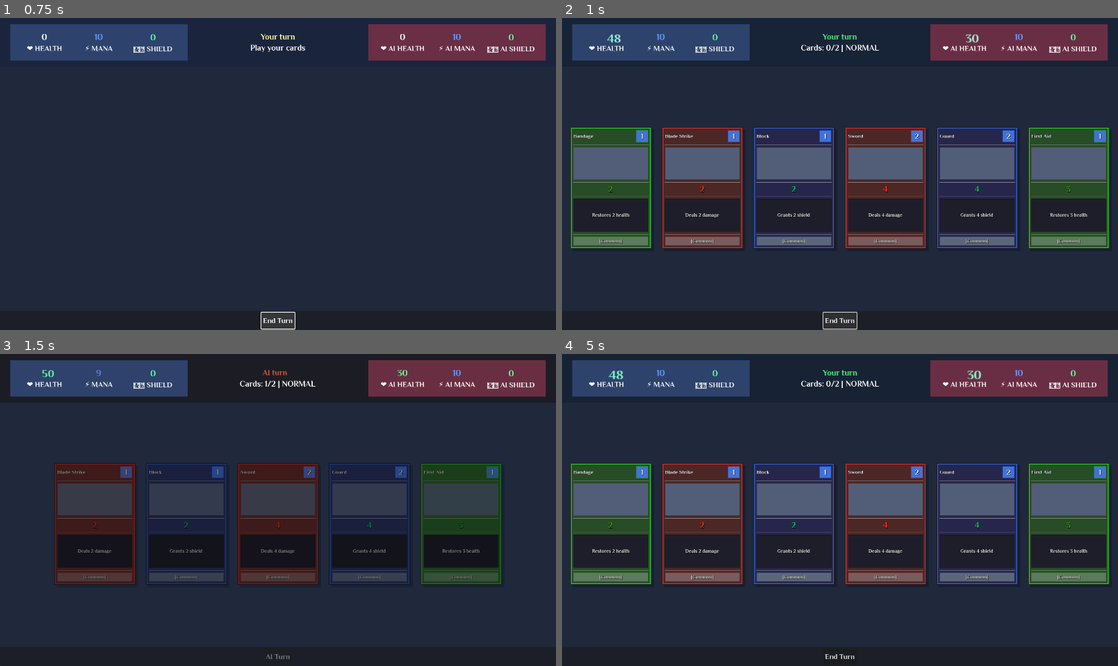
Above: before the commit, frames 1-4 (two rows, left to right).
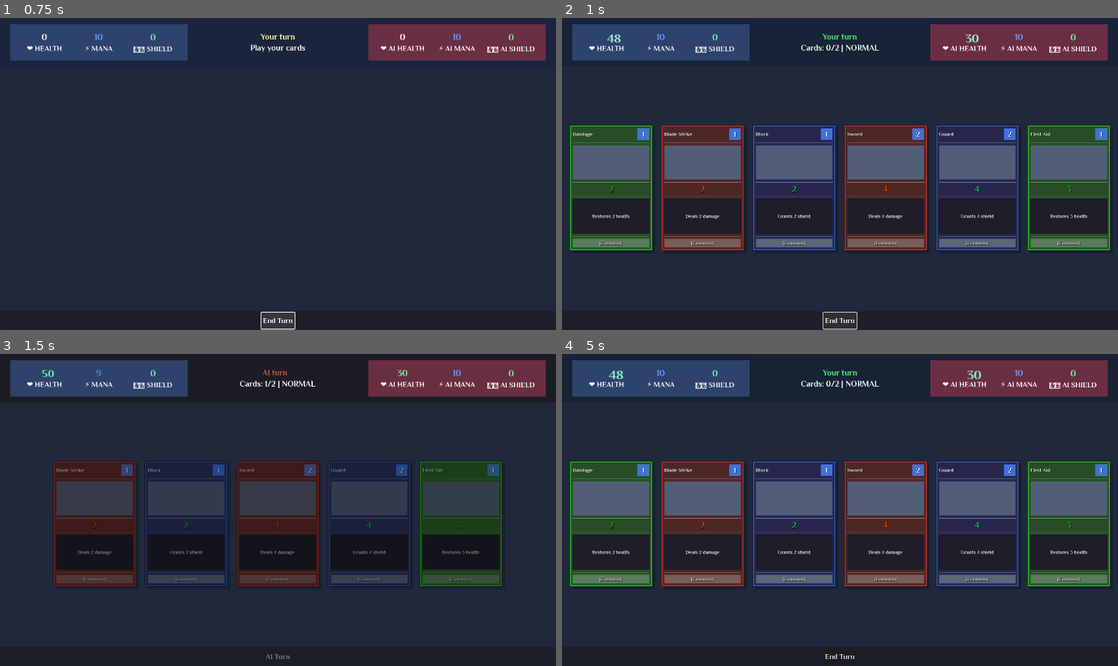
Above: after the commit, the same moments.

Repository: lextrack/Card-Vault-Keeper-Arena
Game: Godot game, scene res://scenes/Main.tscn
Two runs of this game, one before a commit and one after it. Both use one fixed random seed, a clock stepped at 60 frames per second and the inputs below. This scene is started directly instead of the project's main scene. Video files are missing from this copy of the repository; at most half a second of black plays in their place. Sound files missing from this copy of the repository are replaced by a short silence.
Inputs (mouse positions are in pixels of both pictures, inside the frame that each line leads up to):
- Up to frame 1 (0.75 s): click "End Turn" at 0.5 s
- Up to frame 2 (1 s): no input
- Up to frame 3 (1.5 s): tap Enter (game_select) at 1.25 s; move the mouse to (50, 522) at 1.27 s; hold Right (ui_right) from 1.28 s (still down); hold C (ChallengeHub_access) from 1.28 s (still down); click (50, 522) at 1.42 s
- Up to frame 4 (5 s): move the mouse to (656, 522) at 2.02 s; release Right (ui_right) at 2.03 s; release C (ChallengeHub_access) at 2.03 s; hold Escape (game_back) 2.03-2.75 s; tap Space (end_turn_specific) at 2.1 s; click (656, 522) at 2.17 s; click "BACK TO GAME" at 2.75 s; move the mouse to (895, 441) at 3.52 s; hold Right (ui_right) 3.53-4.28 s; hold C (ChallengeHub_access) 3.53-4.28 s; move the mouse to (812, 572) at 4.27 s; hold Up (ui_up) from 4.28 s (still down); tap Enter (game_select) at 4.35 s; click (812, 572) at 4.42 s

Frame 1 is identical in both runs. In frame 2, 8.5% of the frame differs, in the area x 1-99%, y 34-75%; in frame 3, 6.4%; in frame 4, 8.5%.
Error in both runs: Invalid access to property or key 'turn_number' on a base object of type 'Nil'. (res://scripts/Main.gd:477)

Commit message:
Changes in the help menu and controls panel

Diff:
--- a/scenes/Card.tscn
+++ b/scenes/Card.tscn
@@ -3,17 +3,17 @@
 [ext_resource type="Script" uid="uid://bmwtnxhcx165w" path="res://scripts/Card.gd" id="1_0x2y3"]
 
 [node name="Card" type="Control"]
-custom_minimum_size = Vector2(200, 300)
+custom_minimum_size = Vector2(205, 310)
 layout_mode = 3
 anchors_preset = 8
 anchor_left = 0.5
 anchor_top = 0.5
 anchor_right = 0.5
 anchor_bottom = 0.5
-offset_left = -90.0
-offset_top = -135.0
-offset_right = 90.0
-offset_bottom = 135.0
+offset_left = -102.5
+offset_top = -155.0
+offset_right = 102.5
+offset_bottom = 155.0
 grow_horizontal = 2
 grow_vertical = 2
 size_flags_horizontal = 4
--- a/scenes/ControlsPanel.tscn
+++ b/scenes/ControlsPanel.tscn
@@ -3,19 +3,19 @@
 [ext_resource type="Script" uid="uid://c134k4mkdr6fj" path="res://scripts/ControlsPanel.gd" id="1_38ays"]
 
 [node name="ControlsPanel" type="Control"]
-z_index = 100
+z_index = 200
 layout_mode = 3
-anchors_preset = 7
+anchors_preset = 8
 anchor_left = 0.5
-anchor_top = 1.0
+anchor_top = 0.5
 anchor_right = 0.5
-anchor_bottom = 1.0
+anchor_bottom = 0.5
 offset_left = -175.0
-offset_top = -309.0
+offset_top = -84.0
 offset_right = 175.0
-offset_bottom = -59.0
+offset_bottom = 206.0
 grow_horizontal = 2
-grow_vertical = 0
+grow_vertical = 2
 size_flags_horizontal = 4
 size_flags_vertical = 4
 script = ExtResource("1_38ays")
@@ -170,3 +170,20 @@
 theme_override_colors/font_color = Color(0.95, 0.95, 0.95, 1)
 theme_override_font_sizes/font_size = 15
 vertical_alignment = 1
+
+[node name="ShowControlsHint" type="HBoxContainer" parent="Panel/VBoxContainer/MenuSection"]
+layout_mode = 2
+theme_override_constants/separation = 12
+
+[node name="ShowControlsIcon" type="TextureRect" parent="Panel/VBoxContainer/MenuSection/ShowControlsHint"]
+custom_minimum_size = Vector2(35, 30)
+layout_mode = 2
+expand_mode = 1
+stretch_mode = 5
+
+[node name="ShowControlsLabel" type="Label" parent="Panel/VBoxContainer/MenuSection/ShowControlsHint"]
+layout_mode = 2
+size_flags_horizontal = 3
+theme_override_colors/font_color = Color(0.95, 0.95, 0.95, 1)
+theme_override_font_sizes/font_size = 15
+vertical_alignment = 1
--- a/scenes/Main.tscn
+++ b/scenes/Main.tscn
@@ -366,7 +366,7 @@
 anchor_bottom = 1.0
 grow_horizontal = 2
 grow_vertical = 2
-theme_override_constants/separation = 25
+theme_override_constants/separation = 20
 alignment = 1
 
 [node name="BottomPanel" type="Panel" parent="UILayer"]
--- a/scripts/ControlsPanel.gd
+++ b/scripts/ControlsPanel.gd
@@ -12,6 +12,7 @@
 @onready var challenge_hint = $Panel/VBoxContainer/MenuSection/ChallengeHint
 @onready var options_hint = $Panel/VBoxContainer/MenuSection/OptionsHint
 @onready var main_menu_hint = $Panel/VBoxContainer/MenuSection/MainMenuHint
+@onready var show_controls_hint = $Panel/VBoxContainer/MenuSection/ShowControlsHint
 
 @onready var play_icon = $Panel/VBoxContainer/GameplaySection/PlayHint/PlayIcon
 @onready var play_label = $Panel/VBoxContainer/GameplaySection/PlayHint/PlayLabel
@@ -26,6 +27,8 @@
 @onready var options_icon = $Panel/VBoxContainer/MenuSection/OptionsHint/OptionsIcon
 @onready var main_menu_icon = $Panel/VBoxContainer/MenuSection/MainMenuHint/MainMenuIcon
 @onready var main_menu_label = $Panel/VBoxContainer/MenuSection/MainMenuHint/MainMenuLabel
+@onready var show_controls_icon = $Panel/VBoxContainer/MenuSection/ShowControlsHint/ShowControlsIcon
+@onready var show_controls_label = $Panel/VBoxContainer/MenuSection/ShowControlsHint/ShowControlsLabel
 
 var gamepad_mode: bool = false
 var is_player_turn: bool = true
@@ -37,14 +40,16 @@
 var xbox_b_texture = preload("res://assets/ui/buttons/xbox_b.png")
 var xbox_x_texture = preload("res://assets/ui/buttons/xbox_x.png")
 var xbox_y_texture = preload("res://assets/ui/buttons/xbox_y.png")
-var key_c_texture = preload("res://assets/ui/buttons/key_c_texture.png")
+var key_c_texture = preload("res://assets/ui/buttons/key_c.png")
 var key_r_texture = preload("res://assets/ui/buttons/key_r.png")
 var mouse_click_texture = preload("res://assets/ui/buttons/mouse_click.png")
 var key_space_texture = preload("res://assets/ui/buttons/key_space.png")
 var xbox_menu_texture = preload("res://assets/ui/buttons/xbox_button_menu.png")
-var key_tab_texture = preload("res://assets/ui/buttons/key_tab_texture.png")
+var key_tab_texture = preload("res://assets/ui/buttons/key_tab.png")
 var xbox_back_texture = preload("res://assets/ui/buttons/xbox_button_back.png")
 var key_esc_texture = preload("res://assets/ui/buttons/key_esc.png")
+var key_h_texture = preload("res://assets/ui/buttons/key_h.png")
+var xbox_rb_texture = preload("res://assets/ui/buttons/xbox_rb.png")
 
 func _ready():
 	visible = false
@@ -80,24 +85,30 @@
 
 		main_menu_icon.texture = xbox_back_texture
 		main_menu_label.text = "Main menu"
+
+		show_controls_icon.texture = xbox_rb_texture
+		show_controls_label.text = "Show/Hide assigned controls panel"
 	else:
 		play_icon.texture = mouse_click_texture
-		play_label.text = "Play card (Click)"
+		play_label.text = "Play card"
 
 		end_icon.texture = key_space_texture
-		end_label.text = "End turn (Space)"
+		end_label.text = "End turn"
 
 		restart_icon.texture = key_r_texture
-		restart_label.text = "Restart game (R)"
+		restart_label.text = "Restart game"
 
 		challenge_icon.texture = key_c_texture
-		challenge_label.text = "Challenge Hub (C)"
+		challenge_label.text = "Challenge Hub"
 
 		options_icon.texture = key_tab_texture
-		options_label.text = "Options menu (Tab)"
+		options_label.text = "Options menu"
 
 		main_menu_icon.texture = key_esc_texture
-		main_menu_label.text = "Main menu (Esc)"
+		main_menu_label.text = "Main menu"
+
+		show_controls_icon.texture = key_h_texture
+		show_controls_label.text = "Show/Hide assigned controls panel"
 
 	play_hint.visible = is_player_turn and has_cards
 	end_hint.visible = is_player_turn
@@ -105,6 +116,7 @@
 	challenge_hint.visible = true
 	options_hint.visible = true
 	main_menu_hint.visible = true
+	show_controls_hint.visible = true
 
 func toggle_visibility():
 	is_panel_hidden = !is_panel_hidden
--- a/scripts/HelpMenu.gd
+++ b/scripts/HelpMenu.gd
@@ -103,21 +103,21 @@
 
 [font_size=18][color=orange]🎯 IN-GAME CONTROLS:[/color][/font_size]
 [font_size=16][color=white]With Controller (Xbox):[/color][/font_size]
-- [color=lime]Left/Right:[/color] Navigate between cards
-- [color=lime]A:[/color] Play selected card
-- [color=lime]B:[/color] End turn
-- [color=lime]X:[/color] Restart match
-- [color=lime]Back/View:[/color] Return to main menu
-- [color=lime]START:[/color] Options menu
-- [color=lime]RB:[/color] View complete key mapping during gameplay
+- [color=lime]Left/Right (D-pad):[/color] Navigate between cards
+- [color=lime]A:[/color] Play the selected card
+- [color=lime]B:[/color] End your turn
+- [color=lime]X:[/color] Restart the match
+- [color=lime]Back/View:[/color]  Return to the main menu
+- [color=lime]START:[/color] Open the options menu
+- [color=lime]RB:[/color] View full key mapping during gameplay
 
 [font_size=16][color=white]With Keyboard/Mouse:[/color][/font_size]
-- [color=lime]Click on card:[/color] Play card
-- [color=lime]Click "End Turn":[/color] End turn
-- [color=lime]R:[/color] Restart match
-- [color=lime]ESC:[/color] Return to main menu
-- [color=lime]TAB:[/color] Options menu
-- [color=lime]H:[/color] View complete key mapping during gameplay""",
+- [color=lime]Click on card:[/color] Play the card
+- [color=lime]Click "End Turn":[/color] End your turn
+- [color=lime]R:[/color] Restart the match
+- [color=lime]ESC:[/color] Return to the main menu
+- [color=lime]TAB:[/color] Open the options menu
+- [color=lime]H:[/color] View full key mapping during gameplay""",
 
 	"🏪 Challenge Hub": """[font_size=24][color=yellow]🏆 CHALLENGE HUB[/color][/font_size]
 
@@ -213,12 +213,9 @@
 	is_transitioning = true
 	play_ui_sound("button_click")
 
-	# Usar fade_to_scene_with_return_signal para avisar al MainMenu
 	_transition_to_main_menu()
 
-# Nueva función para manejar la transición de regreso al menú principal
 func _transition_to_main_menu():
-	# Usar el nuevo método del TransitionManager
 	TransitionManager.fade_to_main_menu(0.8)
 
 func _on_button_hover(button: Button):
--- a/scripts/MainMenu.gd
+++ b/scripts/MainMenu.gd
@@ -19,19 +19,16 @@
 @onready var card_rain_background = $BackgroundLayer/CardRainBackground
 
 var options_menu: OptionsMenu
-@export var options_menu_scene: PackedScene = preload("res://scenes/OptionsMenu.tscn")
-
 var is_transitioning: bool = false
 var music_fade_tween: Tween
 var gamepad_mode: bool = false
 var last_input_was_gamepad: bool = false
 var popup_active: bool = false
-
 var focusable_buttons: Array[Button] = []
 var current_focus_index: int = 0
-
-# Variable para controlar si venimos de regreso de otro menú
 var returning_from_menu: bool = false
+
+@export var options_menu_scene: PackedScene = preload("res://scenes/OptionsMenu.tscn")
 
 func _ready():
 	process_mode = Node.PROCESS_MODE_ALWAYS
@@ -41,7 +38,6 @@
 
 	_apply_initial_video_settings()
 
-	# Detectar si venimos de regreso de otro menú
 	if TransitionManager and TransitionManager.current_overlay:
 		if TransitionManager.current_overlay.is_covering():
 			returning_from_menu = true
@@ -209,10 +205,8 @@
 			TransitionManager.current_overlay.has_method("is_covering") and
 			TransitionManager.current_overlay.is_covering()):
 
-			# Si venimos de regreso de otro menú, hacer una transición más suave
 			if returning_from_menu:
 				await TransitionManager.current_overlay.fade_out(0.5)
-				# Resetear el estado para evitar conflictos futuros
 				_reset_menu_state()
 			else:
 				await TransitionManager.current_overlay.fade_out(0.8)
@@ -221,17 +215,14 @@
 	else:
 		play_entrance_animation()
 
-# Nueva función para resetear el estado del menú
 func _reset_menu_state():
 	returning_from_menu = false
 	is_transitioning = false
 	popup_active = false
 	_reset_all_button_effects()
 
-	# Asegurar que el card rain esté activo
 	set_card_rain_active(true)
 
-	# Resetear el foco
 	if gamepad_mode:
 		_focus_first_button()
 
@@ -549,7 +540,6 @@
 func set_background_color(color: Color):
 	$BackgroundLayer/BackgroundGradient.color = color
 
-# Función que será llamada cuando se regrese al menú principal
 func _on_scene_entered():
 	returning_from_menu = true
 	_reset_menu_state()
Not shown, added: assets/ui/buttons/desktop.ini
Renamed: assets/ui/buttons/key_c_texture.png -> assets/ui/buttons/key_c.png
Not shown, changed: assets/ui/buttons/key_c.png.import
Binary file added: assets/ui/buttons/key_h.png
Not shown, added: assets/ui/buttons/key_h.png.import
Binary file changed: assets/ui/buttons/key_space.png
Binary file added: assets/ui/buttons/key_tab.png
Not shown, changed: assets/ui/buttons/key_tab.png.import
Binary file removed: assets/ui/buttons/key_tab_texture.png
